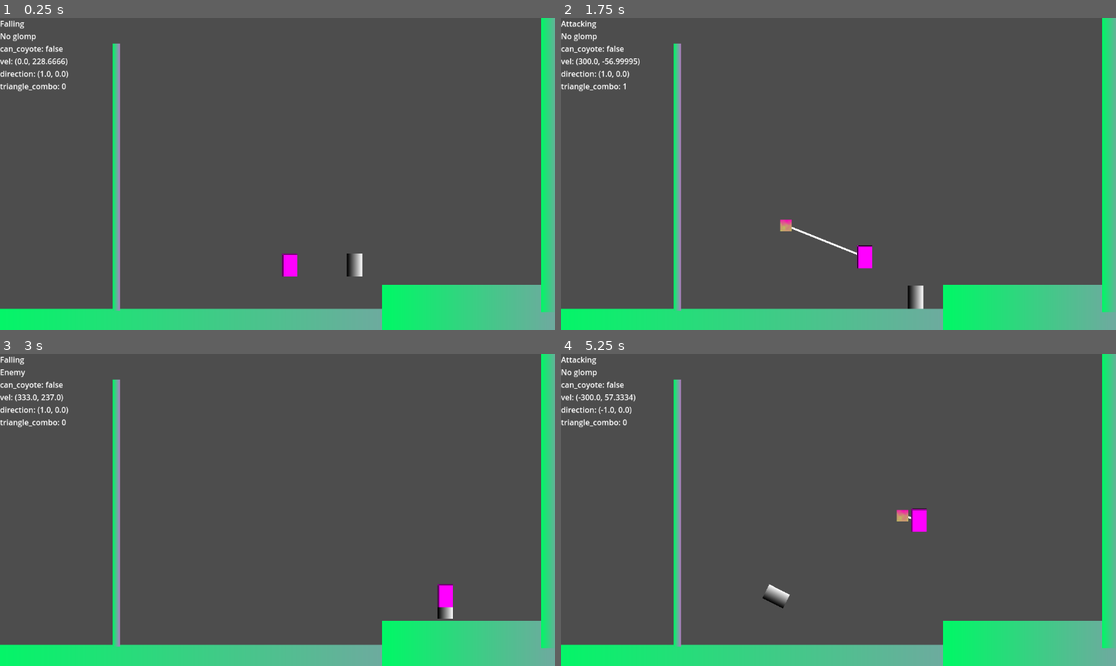
Above: before the commit, frames 1-4 (two rows, left to right).
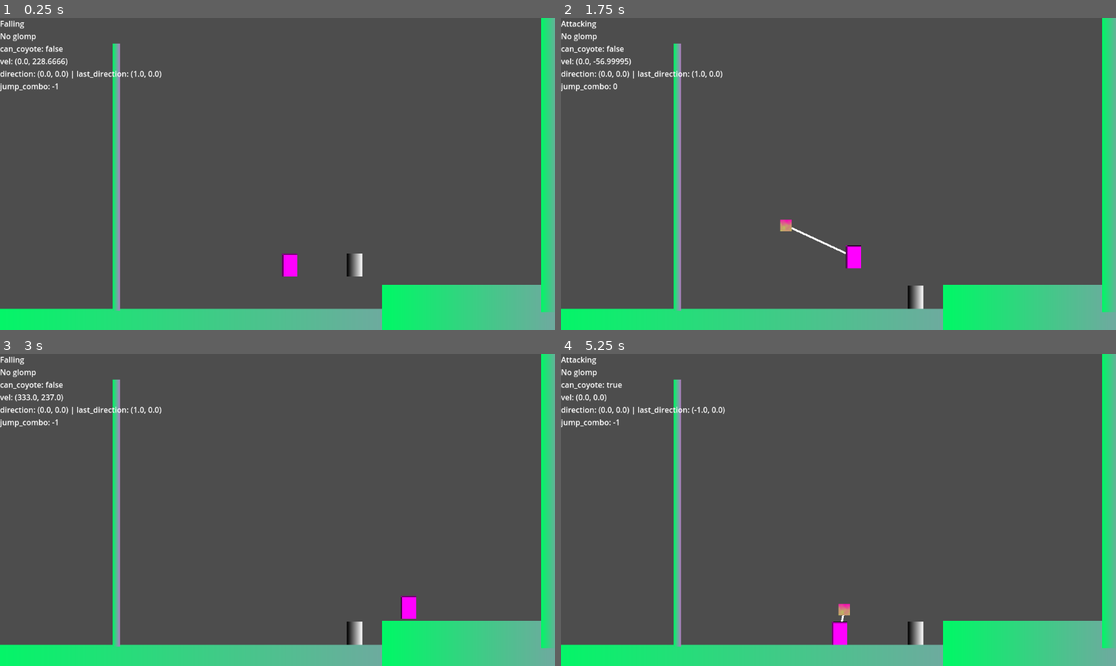
Above: after the commit, the same moments.

Repository: b3e3e3/ultimate-glomp
Game: Godot game, scene res://sandbox.tscn
Two runs of this game, one before a commit and one after it. Both use one fixed random seed, a clock stepped at 60 frames per second and the inputs below.
Inputs (mouse positions are in pixels of both pictures, inside the frame that each line leads up to):
- Up to frame 1 (0.25 s): no input
- Up to frame 2 (1.75 s): tap Enter at 0.5 s; move the mouse to (960, 158) at 0.52 s; hold D (move_right) 0.53-1.28 s; click (960, 158) at 0.6 s; tap Space (jump) at 0.77, 0.8, 1.07, 1.35, 1.52 s; move the mouse to (727, 189) at 1.27 s; hold S (move_down) from 1.28 s (still down); click (727, 189) at 1.55 s
- Up to frame 3 (3 s): tap Space (jump) at 1.82, 2.3 s; move the mouse to (333, 441) at 2.02 s; release S (move_down) at 2.03 s; hold D (move_right) 2.03-2.78 s; click (333, 441) at 2.1 s; move the mouse to (249, 572) at 2.77 s; hold W (move_up) from 2.78 s (still down); tap Enter at 2.85 s
- Up to frame 4 (5.25 s): tap Space (jump) at 3.02, 3.32, 3.77, 3.8, 4.07, 4.52, 4.82 s; click (810, 572) at 3.05 s; move the mouse to (1005, 556) at 3.52 s; release W (move_up) at 3.53 s; hold A (move_left) 3.53-5.03 s; tap Keypad Enter at 3.6 s; move the mouse to (672, 463) at 4.27 s; tap C at 4.35 s; click (672, 463) at 4.55 s; move the mouse to (866, 510) at 5.02 s; hold S (move_down) from 5.03 s (still down); tap Tab at 5.1 s; click (866, 510) at 5.17 s

The runs differ from the first frame. In frame 1, 0.3% of the frame differs, in the area x 0-30%, y 16-24%; in frame 2, 0.9%; in frame 3, 1.1%; in frame 4, 1.5%, in the area x 0-66%, y 8-94%.

Commit message:
combo jumps finished added double jumps as a criteria for a combo jump as well

Diff:
--- a/character/character.gd
+++ b/character/character.gd
@@ -1,5 +1,8 @@
 class_name Character
 extends CharacterBody2D
+
+signal jumped
+
 
 @export var ACCEL_SPEED: float = 30.0
 @export var DECEL_SPEED: float = 80.0
@@ -9,7 +12,16 @@
 var gravity_enabled: bool = true
 var move_enabled: bool = true
 
-var direction: Vector2 = Vector2.RIGHT
+var _direction: Vector2 = Vector2.RIGHT
+
+var last_direction: Vector2 = _direction
+var direction: Vector2:
+	get:
+		return _direction
+	set(value):
+		_direction = value
+		last_direction.x = value.x if value.x != 0 else last_direction.x
+		last_direction.y = value.y if value.y != 0 else last_direction.y
 
 @onready var collision_shape: CollisionShape2D = $CollisionShape2D
 
@@ -43,20 +55,15 @@
 	if not dir and velocity.x:
 		target = 0
 		delta = decel
-	# elif sign(dir) != sign(velocity.x):
-	# 	delta = decel
 
 	velocity.x = move_toward(velocity.x, target, delta)
 
-func vertical_move(dir: float, speed: float = SPEED, accel: float = ACCEL_SPEED) -> void:
+func vertical_move(dir: float, speed: float = SPEED, _accel: float = ACCEL_SPEED) -> void:
 	velocity.y = dir * speed
-	# if not dir and velocity.y:
-	# 	velocity.y = move_toward(velocity.y, 0, DECEL_SPEED)
-	# else:
-	# 	velocity.y = move_toward(velocity.y, dir * speed, accel)
 
 func jump(force: Vector2 = JUMP_VELOCITY) -> void:
 	velocity.y = force.y
+	jumped.emit()
 	if not is_zero_approx(force.x):
 		velocity.x = force.x
 
--- a/character/enemy/enemy.gd
+++ b/character/enemy/enemy.gd
@@ -9,7 +9,6 @@
 	set_collision_mask_value(7, true) # enable projectile layer
 
 func get_thrown(by: Character):
-	# print("whee!!")
 	process_mode = PROCESS_MODE_INHERIT
 
 	reparent(by.get_parent())
@@ -20,14 +19,10 @@
 	thrown.emit(by)
 
 func get_hit(by: Node2D):
-	# print("Hit by projectile")
-
 	queue_free()
 	hit.emit(by)
 
 func get_glomped(by: Character):
-	# print("Glomped by " + by.name)
-
 	reparent(by)
 	collision_shape.reparent(by)
 	process_mode = PROCESS_MODE_DISABLED
--- /dev/null
+++ b/character/player/combo_jump.gd
@@ -0,0 +1,51 @@
+class_name ComboJump extends Node
+
+signal combo_added(combo: int)
+signal timer_expired(combo: int)
+
+
+@export var current_combo: int = -1
+@export var cooldown_time: float = 0.1
+@export var combo_limit: int = 3
+
+
+@onready var timer: Timer = Timer.new()
+
+
+func _ready():
+	add_child(timer)
+	timer.timeout.connect(_on_timeout)
+
+
+func combo_limit_reached() -> bool:
+	return current_combo >= combo_limit
+
+func reset():
+	current_combo = -1
+
+func cancel_timer():
+	timer.stop()
+
+func progress() -> bool:
+	timer.start(cooldown_time)
+
+	if combo_limit_reached():
+		reset()
+		return false
+
+	current_combo += 1
+	combo_added.emit(current_combo)
+
+	return true
+
+
+func is_comboing() -> bool:
+	return current_combo > 0
+
+
+func _on_timeout():
+	var old_combo := current_combo
+	cancel_timer()
+	reset()
+
+	timer_expired.emit(old_combo)
--- a/character/player/player.gd
+++ b/character/player/player.gd
@@ -9,6 +9,8 @@
 @onready var glomp_area: Area2D = $GlompArea
 @onready var climb_area: Area2D = $ClimbArea
 
+@onready var combo_jump: ComboJump = $ComboJump
+
 var glomped_body: Node2D
 
 var is_attacking: bool = false
@@ -17,12 +19,6 @@
 func _enter_tree() -> void:
 	super._enter_tree()
 	set_collision_mask_value(2, true) # enable glompable layer
-
-# func get_horizontal_input() -> float:
-# 	return Input.get_axis(&"move_left", &"move_right")
-
-# func get_jump_input() -> bool:
-# 	return Input.is_action_just_pressed(&"jump")
 
 func get_climbable_bodies_in_proximity() -> Array[Node2D]:
 	return climb_area.get_overlapping_bodies()
@@ -54,12 +50,6 @@
 	# move the player body to the glomped body's glomp point
 	global_position = body.get_node(^"GlompPoint").global_position
 
-	# disable our collision shape
-	# collision_shape.disabled = true
-
-	# reparent player to glomped body
-	# reparent(body)
-
 	if body.has_method(&"get_glomped"):
 		body.call(&"get_glomped", self)
 	glomped.emit(body)
--- /dev/null
+++ b/character/player/sprite.gd
@@ -0,0 +1,17 @@
+class_name PlayerSprite extends Sprite2D
+
+@onready var player: Player = owner
+
+func _on_player_jumped() -> void:
+	if player.combo_jump.current_combo == 3:
+		do_flip(player.direction)
+
+func do_flip(dir):
+	var angle := 360
+	if dir.x < 0:
+		angle *= -1
+
+	var tween := create_tween()\
+		.set_ease(Tween.EASE_OUT)\
+		.tween_property(self, ^"rotation_degrees", self.rotation_degrees + angle, 0.5)
+	await tween.finished
--- a/character/player/state/_player_state.gd
+++ b/character/player/state/_player_state.gd
@@ -19,8 +19,8 @@
 	l.text += player.glomped_body.name as String if player.glomped_body else "No glomp"
 	l.text += '\n' + 'can_coyote: ' + str($"../Falling".can_coyote)
 	l.text += '\n' + 'vel: ' + str(player.velocity)
-	l.text += '\n' + 'direction: ' + str(character.direction)
-	l.text += '\n' + 'triangle_combo: ' + str($"../Idle"._triangle_combo)
+	l.text += '\n' + 'direction: %s | last_direction: %s' % [character.direction, character.last_direction]
+	l.text += '\n' + 'jump_combo: ' + str(player.combo_jump.current_combo)
 
 	super.on_update(_delta)
 
--- a/character/player/state/climbing.gd
+++ b/character/player/state/climbing.gd
@@ -1,9 +1,9 @@
 class_name PlayerClimbingState extends PlayerState
 
+@onready var idle_state: State = $"../Idle"
 @onready var jumping_state: State = $"../Jumping"
 @onready var attacking_state: State = $"../Attacking"
 
-# var _old_jump_force: Vector2
 @export var jump_off_force = Vector2(0, -300)
 
 var side_swap_hold_time := 0.2
@@ -12,10 +12,6 @@
 	character.gravity_enabled = false
 	character.velocity = Vector2.ZERO
 
-	$"../Idle"._triangle_combo = 0 # TEMP: this is jank as fuck
-
-	# character.collision_shape.disabled = true
-# 	_old_jump_force = data.get(&'jump_force') if data.has(&'jump_force') else player.JUMP_VELOCITY
 
 func on_physics_update(_delta: float) -> void:
 	var hor := controller.get_horizontal_input()
@@ -31,18 +27,22 @@
 	# jump off climbable
 	elif check_for_jumping() and hor != 0: # 2nd condition is temp fix. TODO
 		goto(jumping_state, {
-			&'jump_force': jump_off_force + Vector2(character.direction.x * (-character.get_speed() * 1.7), 0),
+			&'jump_force': jump_off_force + Vector2(character.last_direction.x * (-character.get_speed() * 1.7), 0),
 			&'just_jumped': false,
 			&'just_climbed': true,
 			# &'air_accel_speed': character.get_accel_speed(),
 			&'air_decel_speed': 120.0,
 			&'jumps': 1,
-			&"triangle_combo": 0
-			# &'coyote_time': 0.7,
+			&"jump_combo": 0
 		})
 
 	elif check_for_attacking():
 		goto(attacking_state, {
+			&'just_climbed': true,
+		})
+
+	elif character.is_on_floor():
+		goto(idle_state, {
 			&'just_climbed': true,
 		})
 
@@ -51,8 +51,6 @@
 		var ver: float = controller.get_vertical_input() if not player.is_attacking else 0.0
 		character.vertical_move(ver, 200 if ver > 0 else 150)
 
-	# super.on_physics_update(_delta)
-
 func on_exit() -> void:
 	character.gravity_enabled = true
 
--- a/character/player/state/falling.gd
+++ b/character/player/state/falling.gd
@@ -28,7 +28,7 @@
 func on_enter(_previous_state: State, data := {}) -> void:
 	character.gravity_enabled = true
 	character.move_enabled = true
-	# print('Just jumped? ', data.get(&'just_jumped', false))
+
 	can_coyote = not data.get(&'just_jumped') if data.has(&'just_jumped') else true
 	_can_reverse_coyote = false
 	climb_hopping = data.get(&'just_climbed', false)
@@ -38,8 +38,6 @@
 	_speed = data.get(&"air_move_speed", air_move_speed)
 	_accel = data.get(&"air_accel_speed", air_accel_speed)
 	_decel = data.get(&"air_decel_speed", air_decel_speed)
-
-	# print(_speed, ' ', _accel, ' ', _decel)
 
 	# TODO: this doesnt work. opting for double jumps instead
 	if can_coyote:
@@ -72,10 +70,9 @@
 
 	elif controller.get_jump_input():
 		if can_coyote:
-			# print('Coyote jump!')
 			goto(jumping_state)
 		elif jumps > 0:
-			# print('(n)ble jump!')
+			player.combo_jump.progress()
 			goto(jumping_state)
 		elif not _can_reverse_coyote:
 			_can_reverse_coyote = true
@@ -84,9 +81,7 @@
 			, CONNECT_ONE_SHOT)
 
 	elif check_for_moving_horizontal():
-		# character.move(hor, _speed, _accel, _decel)
 		var accel := _accel if not climb_hopping else get_directional_acceleration(hor, _accel, _decel)
-		# print(accel)
 
 		# for some reason, this makes us jump way too far when jumping off from climbing
 		# without holding a direction down
--- a/character/player/state/glomping.gd
+++ b/character/player/state/glomping.gd
@@ -7,7 +7,6 @@
 
 
 func on_enter(_previous_state: State, _data := {}) -> void:
-	# print("Glomp state, has glomped body?", player.glomped_body)
 	if player.glomped_body == null:
 		var bodies := player.get_glomped_bodies()
 
--- a/character/player/state/idle.gd
+++ b/character/player/state/idle.gd
@@ -6,45 +6,24 @@
 @onready var glomping_state: State = $"../Glomping"
 @onready var attacking_state: State = $"../Attacking"
 
-@export var triangle_jump_time: float = 0.1
-@export var triangle_jump_limit: int = 3
-var _triangle_combo: int = 0
-
 func on_enter(_previous_state: State, data := {}) -> void:
 	player.gravity_enabled = true
 	player.move_enabled = true
 
-	_triangle_combo = data.get(&"triangle_combo", _triangle_combo)
-	if _triangle_combo < triangle_jump_limit and _previous_state:
-		_triangle_combo += 1
-		if _triangle_combo > 1:
-			$"../../GPUParticles2D".emitting = true
-			$"../../GPUParticles2D".amount_ratio = (_triangle_combo / 3.0)
-			$"../../GPUParticles2D".process_mode = PROCESS_MODE_ALWAYS
-	else:
-		_triangle_combo = 0
+	if check_for_glomping():
+		player.combo_jump.reset()
+		player.combo_jump.cancel_timer()
 
-	data.set(&"triangle_combo", _triangle_combo)
-
-	get_tree().create_timer(triangle_jump_time).timeout.connect(func():
-		if get_parent().state == falling_state: return
-		if get_parent().state == jumping_state: return
-		_triangle_combo = 0
-		data.erase(&"triangle_combo")
-	, CONNECT_ONE_SHOT)
+	if _previous_state:
+		if player.combo_jump.progress() and player.combo_jump.is_comboing():
+				$"../../GPUParticles2D".emitting = true
+				$"../../GPUParticles2D".amount_ratio = (player.combo_jump.current_combo / 3.0)
+				$"../../GPUParticles2D".process_mode = PROCESS_MODE_ALWAYS
 
 	if data.get(&"reverse_coyote", false):
 		data.erase(&"reverse_coyote")
 		print("REVERSE COYOTE")
-		__do_jump()
-
-func __do_jump():
-	var data := {}
-
-	if _triangle_combo:
-		data.set(&'triangle_combo', _triangle_combo)
-
-	goto(jumping_state, data)
+		goto(jumping_state)
 
 func on_physics_update(_delta: float) -> void:
 	if check_for_moving_horizontal():
@@ -56,10 +35,10 @@
 	elif check_for_glomping():
 		goto(glomping_state)
 	elif check_for_jumping():
-		__do_jump()
+		goto(jumping_state)
 
 	super.on_physics_update(_delta)
 
 
 func _on_player_glomped(_body: PhysicsBody2D) -> void:
-	_triangle_combo = 0
+	player.combo_jump.reset()
--- a/character/player/state/jumping.gd
+++ b/character/player/state/jumping.gd
@@ -9,9 +9,11 @@
 	if not data.has(&'just_jumped'):
 		data.set(&'just_jumped', true)
 
-	var triangle_force := (character.get_jump_force() / 3) * (max(0, data.get(&"triangle_combo", 0) - 1) as int)
-	var force: Vector2 = data.get(&'jump_force', character.get_jump_force() + triangle_force)
+	var combo_force := (character.get_jump_force() / 3) * (max(0, player.combo_jump.current_combo - 1) as int)
+	var force: Vector2 = data.get(&'jump_force', character.get_jump_force() + combo_force)
 
 	character.jump(force)
 
+	player.combo_jump.cancel_timer()
+
 	goto(falling_state, data)
--- a/character/player/state/throwing.gd
+++ b/character/player/state/throwing.gd
@@ -13,6 +13,8 @@
 	player.glomped_body.call(&"get_thrown", player)
 
 	await get_tree().create_timer(1.0).timeout
+
+	player.combo_jump.progress() # TODO: do we want this? progress combo jump when throwing the object
 	goto(jump_state)
 
 func on_exit() -> void:
--- a/player.tscn
+++ b/player.tscn
@@ -1,10 +1,12 @@
-[gd_scene load_steps=19 format=3 uid="uid://c1wv0ies7lixs"]
+[gd_scene load_steps=21 format=3 uid="uid://c1wv0ies7lixs"]
 
 [ext_resource type="Script" uid="uid://bt0fbp0l6xn61" path="res://character/player/player.gd" id="1_1jxqw"]
 [ext_resource type="Script" uid="uid://01tdfipkjgo6" path="res://states/state_machine.gd" id="2_dw050"]
 [ext_resource type="Script" uid="uid://bvr66sg8l5ano" path="res://projectile/projectile_spawner.gd" id="2_n7ghd"]
 [ext_resource type="Script" uid="uid://2mkoc7e487wg" path="res://character/player/state/idle.gd" id="3_b26j0"]
 [ext_resource type="PackedScene" uid="uid://4ur8modix6my" path="res://character/player/player_weapon_projectile.tscn" id="3_nvl01"]
+[ext_resource type="Script" uid="uid://b16ywy7ggd0m" path="res://character/player/sprite.gd" id="4_606se"]
+[ext_resource type="Script" uid="uid://bjtfwvaa3krvv" path="res://character/player/combo_jump.gd" id="4_bwjto"]
 [ext_resource type="Script" uid="uid://dsjk5ljw0trgx" path="res://character/player/state/moving.gd" id="4_n7ghd"]
 [ext_resource type="Script" uid="uid://bq53gcgs65d8t" path="res://character/player/state/jumping.gd" id="5_nvl01"]
 [ext_resource type="Script" uid="uid://odl2jpl1wkoo" path="res://character/player/state/falling.gd" id="6_ivps1"]
@@ -62,6 +64,7 @@
 [node name="Sprite2D" type="Sprite2D" parent="."]
 z_index = 1
 texture = SubResource("PlaceholderTexture2D_cojph")
+script = ExtResource("4_606se")
 
 [node name="CollisionShape2D" type="CollisionShape2D" parent="."]
 shape = SubResource("RectangleShape2D_p7lbm")
@@ -82,6 +85,9 @@
 [node name="CollisionShape2D" type="CollisionShape2D" parent="GlompArea"]
 shape = SubResource("RectangleShape2D_cojph")
 debug_color = Color(0.74509805, 0.6745098, 0, 0.41960785)
+
+[node name="ComboJump" type="Node" parent="."]
+script = ExtResource("4_bwjto")
 
 [node name="StateMachine" type="Node" parent="."]
 script = ExtResource("2_dw050")
@@ -126,4 +132,5 @@
 process_material = SubResource("ParticleProcessMaterial_bwjto")
 
 [connection signal="glomped" from="." to="StateMachine/Idle" method="_on_player_glomped"]
+[connection signal="jumped" from="." to="Sprite2D" method="_on_player_jumped"]
 [connection signal="body_entered" from="GlompArea" to="." method="_on_glomp_area_body_entered"]
--- a/player_controller.gd
+++ b/player_controller.gd
@@ -9,7 +9,8 @@
 
 func control_direction():
 	var hor := get_horizontal_input()
-	character.direction.x = hor if hor != 0 else character.direction.x
+	# character.direction.x = hor if hor != 0 else character.direction.x
+	character.direction.x = hor
 
 func get_horizontal_input() -> float:
 	return Input.get_axis(&"move_left", &"move_right")
--- a/projectile/projectile_spawner.gd
+++ b/projectile/projectile_spawner.gd
@@ -20,7 +20,7 @@
 	return projectile
 
 func _on_thrown(by: Character) -> void:
-	spawn_projectile(by.direction)
+	spawn_projectile(by.last_direction)
 
 func _on_hit(by: Node2D) -> void:
 	(func():
Not shown, added: character/player/combo_jump.gd.uid
Not shown, added: character/player/sprite.gd.uid
